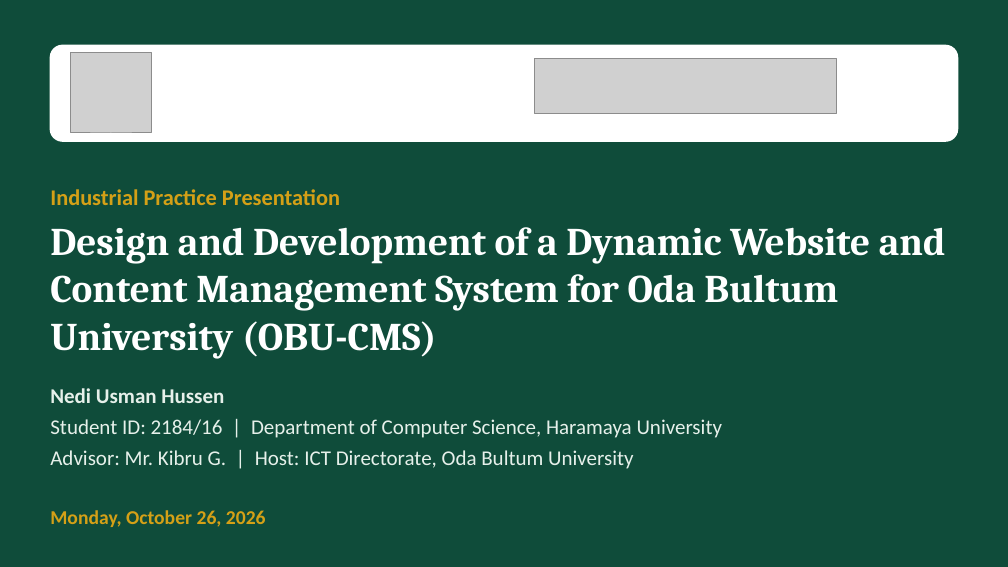
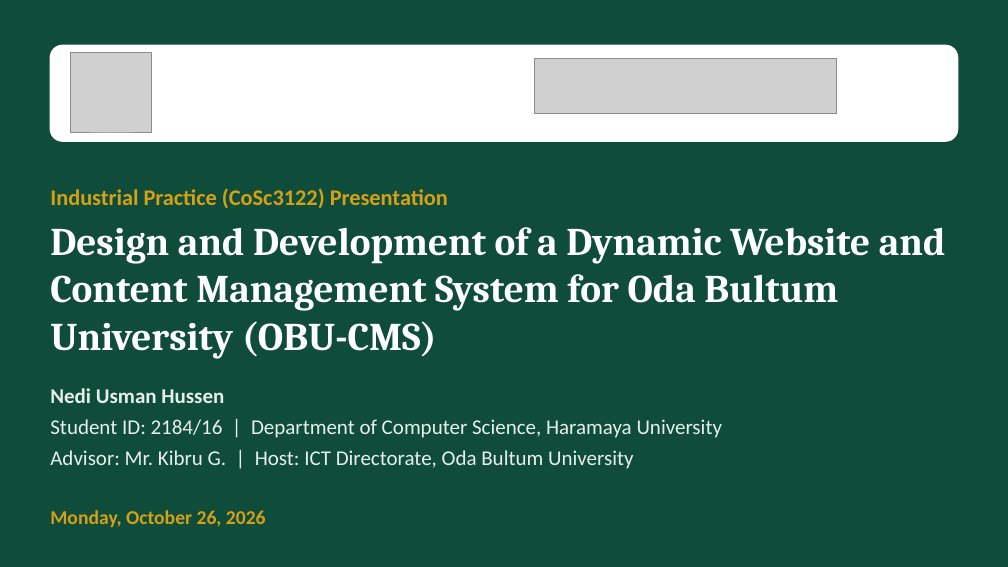
Before and after one commit to Nediusman/OBU-Intern, a slide deck: slide 1 of document/OBU-CMS_Presentation.pptx. Drawn at 1008x567 pixels with LibreOffice and Linux fonts; fonts in the diff are those of the drawing; grey boxes stand for pictures. Boxes give left, top, right and bottom in pixels: in the first picture for what was removed or moved away, otherwise in the second. Text is boxed around its words. In the diff, an @@ line names an element or a change of style, - is before the commit and + after.

```diff
--- a/document/OBU-CMS_Presentation.pptx
+++ b/document/OBU-CMS_Presentation.pptx
@@ text at [50, 188, 448, 208]: text changed @@
-Industrial Practice Presentation
+Industrial Practice (CoSc3122) Presentation
```
Also in this commit, not shown: 4 other slides changed, 12 slides added, 13 slides removed, 25 other files.
